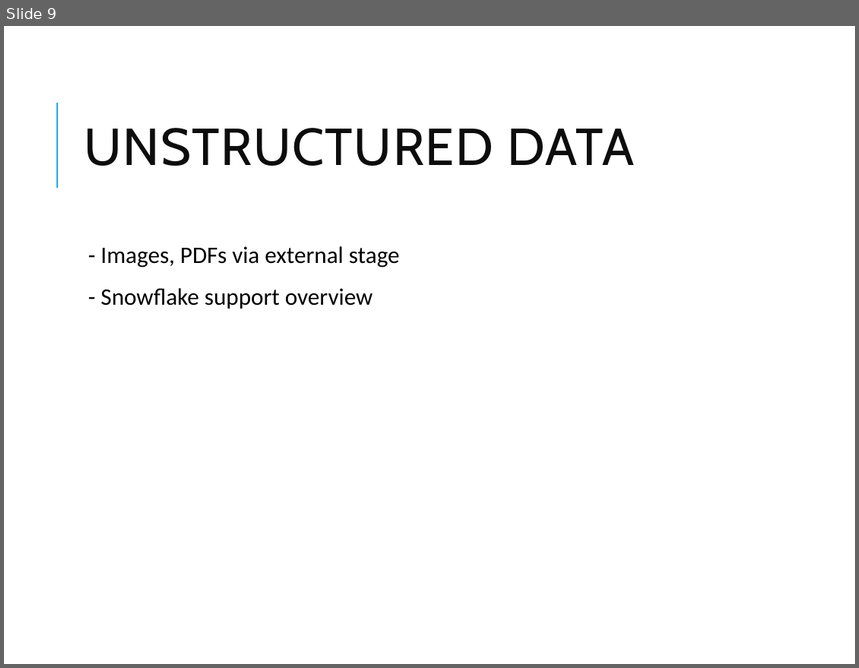
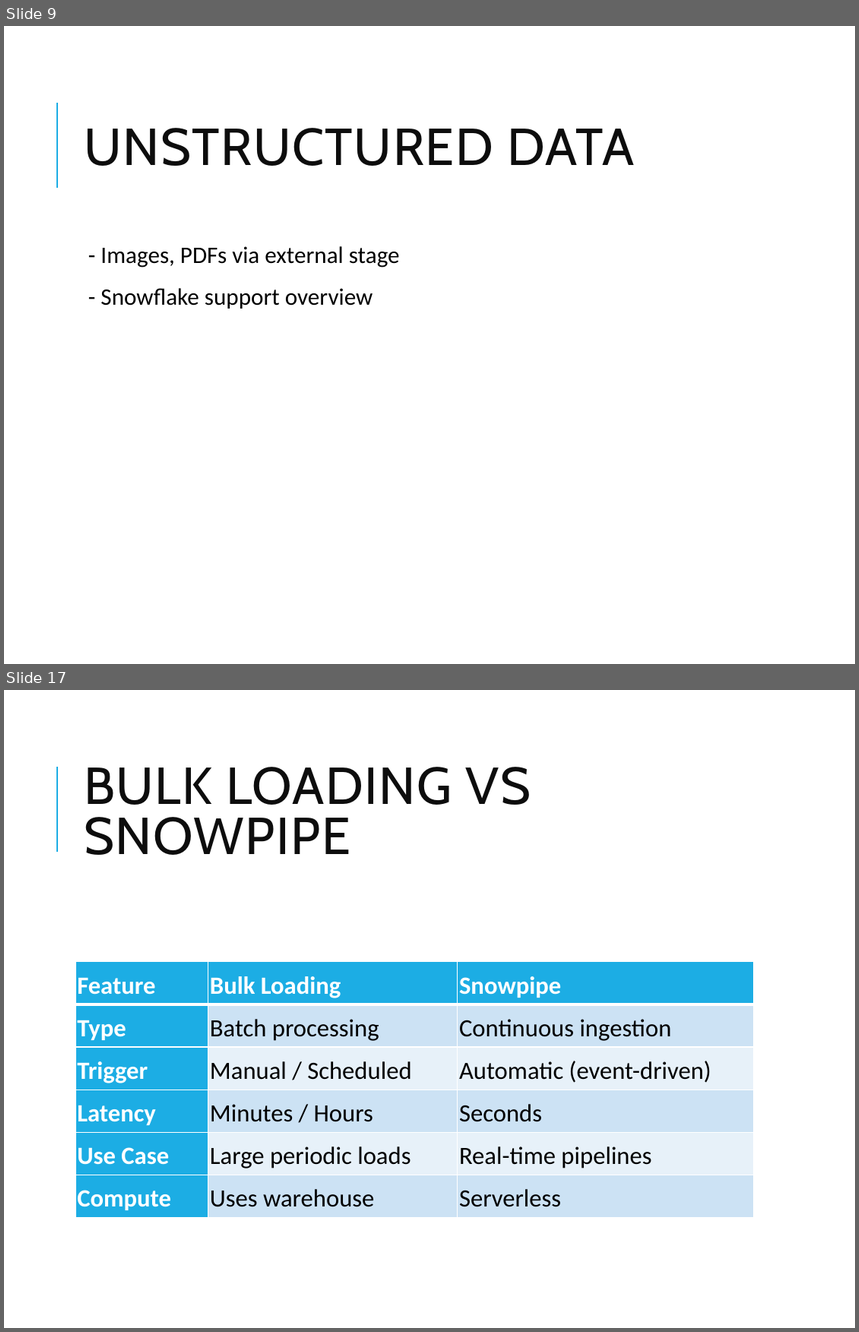
Before and after one commit to vikash-verma-profile/DE-Sig-March-2026, a slide deck: Week-2/Day-5/Snowflake_Modules_4_6.pptx. Shown one above the other, each under a label of ours: slide 9 before the commit, slides 9 and 17 after it; the slides between them are not shown. The pictures are 859x668 and 859x1332 pixels, drawn with LibreOffice and Linux fonts; fonts in the diff are those of the drawing. Boxes give left, top, right and bottom in pixels: in the first picture for what was removed or moved away, otherwise in the second. Text is boxed around its words. In the diff, an @@ line names an element or a change of style, - is before the commit and + after.

```diff
--- a/Week-2/Day-5/Snowflake_Modules_4_6.pptx
+++ b/Week-2/Day-5/Snowflake_Modules_4_6.pptx
@@ slide 17 added at [4,690,855,1328], background #FFFFFF; not listed: 1 template element that a slide beside it also shows @@
@@ title added at [84,767,531,855], 44 pt, text #0D0D0D @@
+BULK LOADING VS SNOWPIPE
@@ table added at [75,961,754,1217], 6 rows, 3 columns @@
+Feature | Bulk Loading | Snowpipe
+Type | Batch processing | Continuous ingestion
+Trigger | Manual / Scheduled | Automatic (event-driven)
+Latency | Minutes / Hours | Seconds
+Use Case | Large periodic loads | Real-time pipelines
+Compute | Uses warehouse | Serverless
```
Also in this commit, not shown: 20 slides changed, 4 other slides added, 23 other files.
